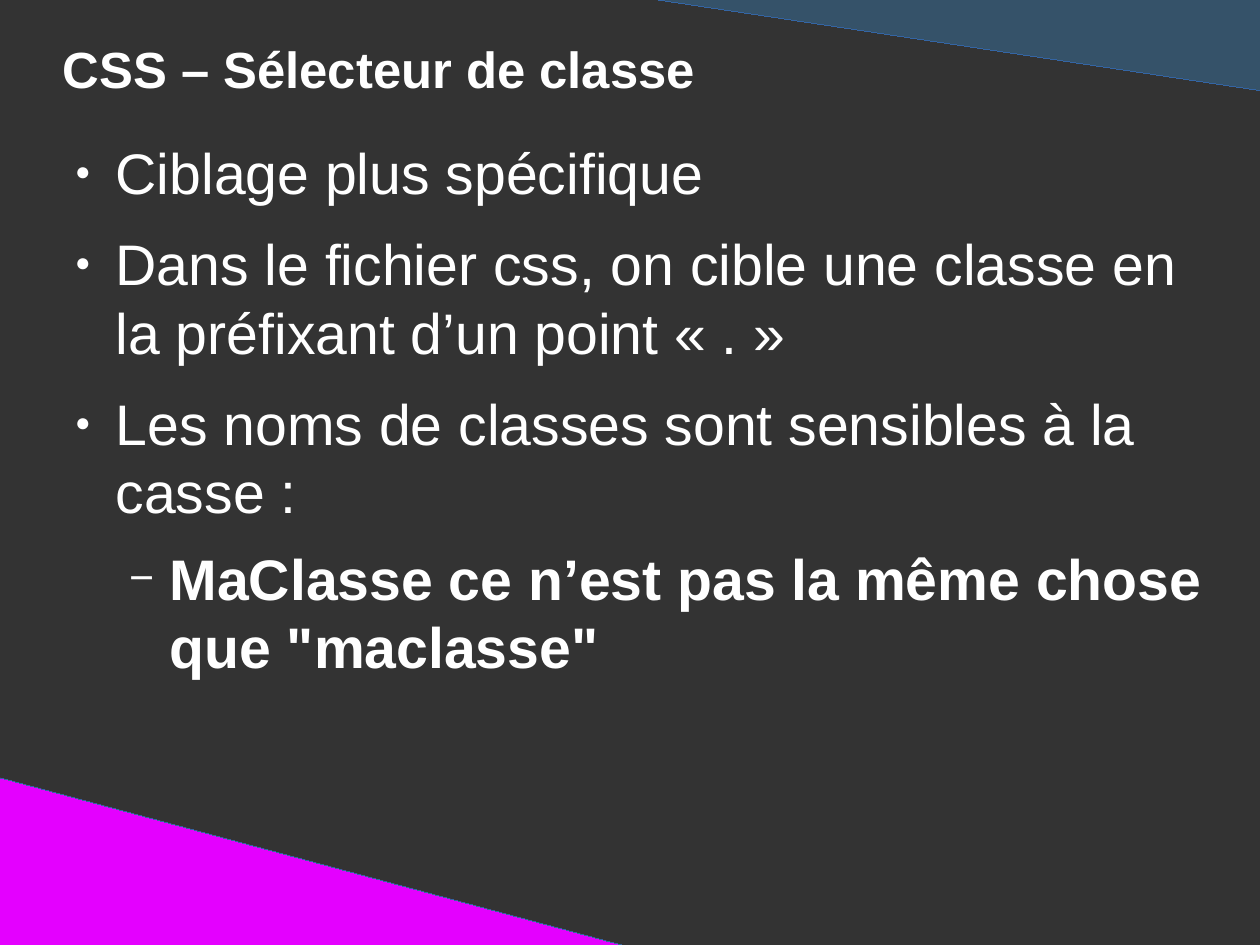
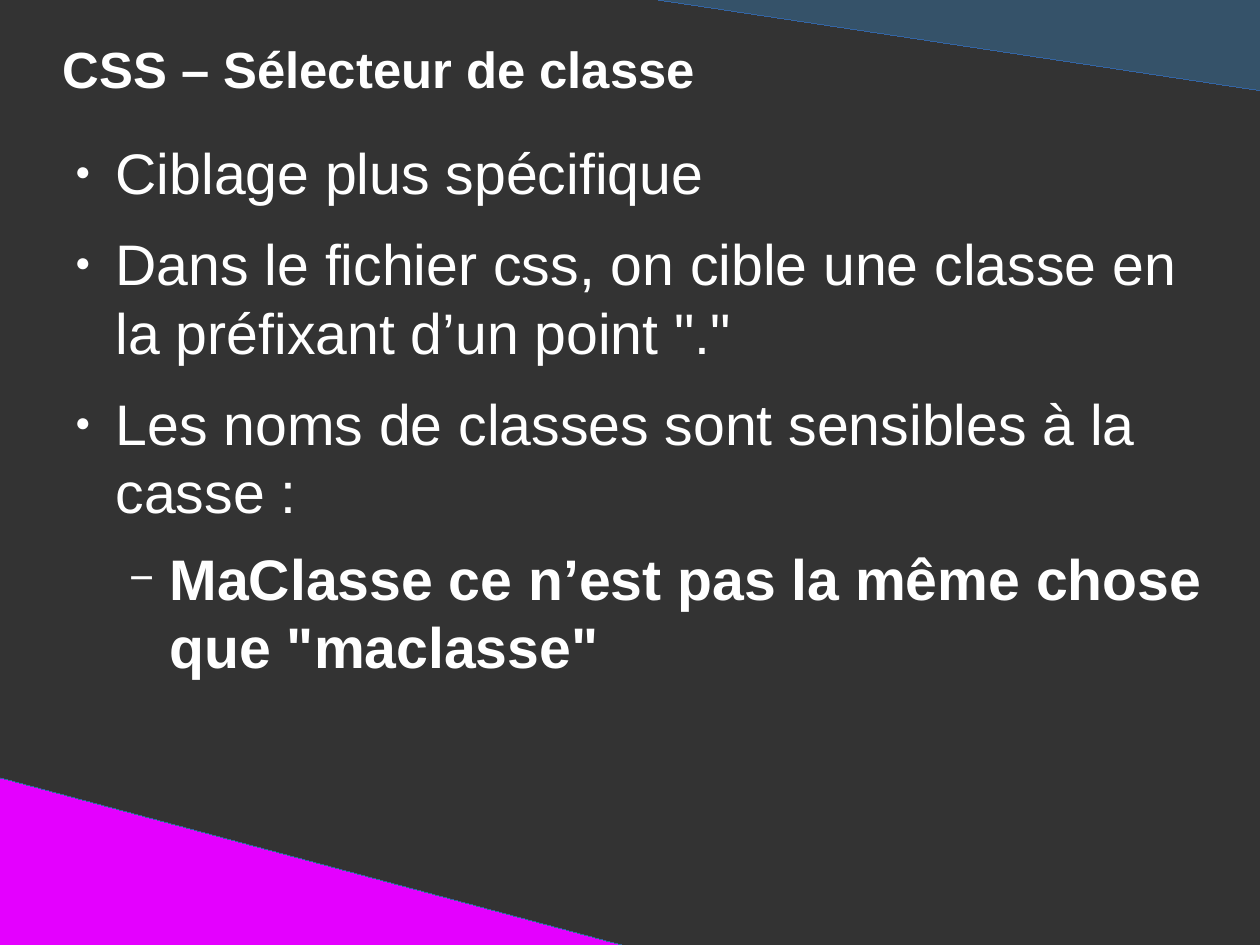
Before and after one commit to DanYellow/presentations, a slide deck: slide 78 of mmi/html/travaux-pratiques/numero-1/presentation.odp. Drawn at 1260x945 pixels with LibreOffice and Linux fonts; fonts in the diff are those of the drawing. Boxes give left, top, right and bottom in pixels: in the first picture for what was removed or moved away, otherwise in the second. Text is boxed around its words. In the diff, an @@ line names an element or a change of style, - is before the commit and + after.

```diff
--- a/mmi/html/travaux-pratiques/numero-1/presentation.odp
+++ b/mmi/html/travaux-pratiques/numero-1/presentation.odp
@@ text at [116, 243, 1176, 365]: text changed @@
-● Dans le fichier css, on cible une classe en la préfixant d’un point « . »
+● Dans le fichier css, on cible une classe en la préfixant d’un point "."
```
Also in this commit, not shown: 31 other slides changed, 1 slide added, 9 other files.
